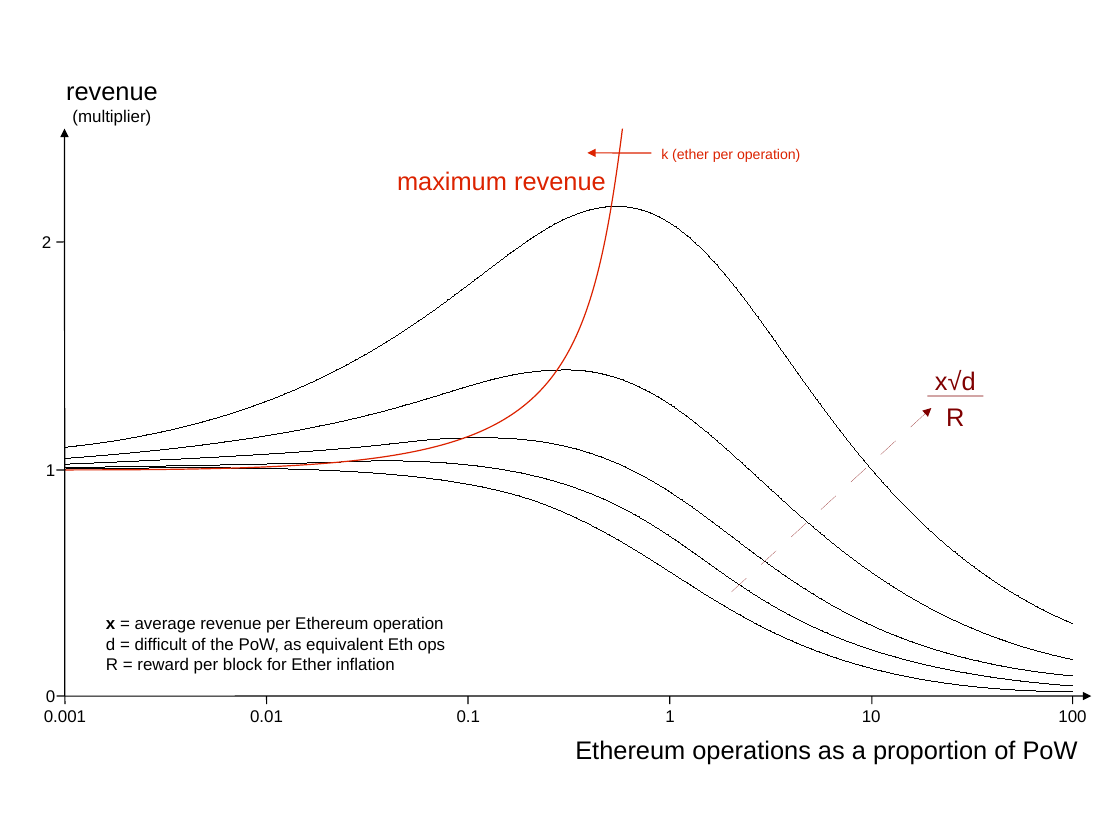
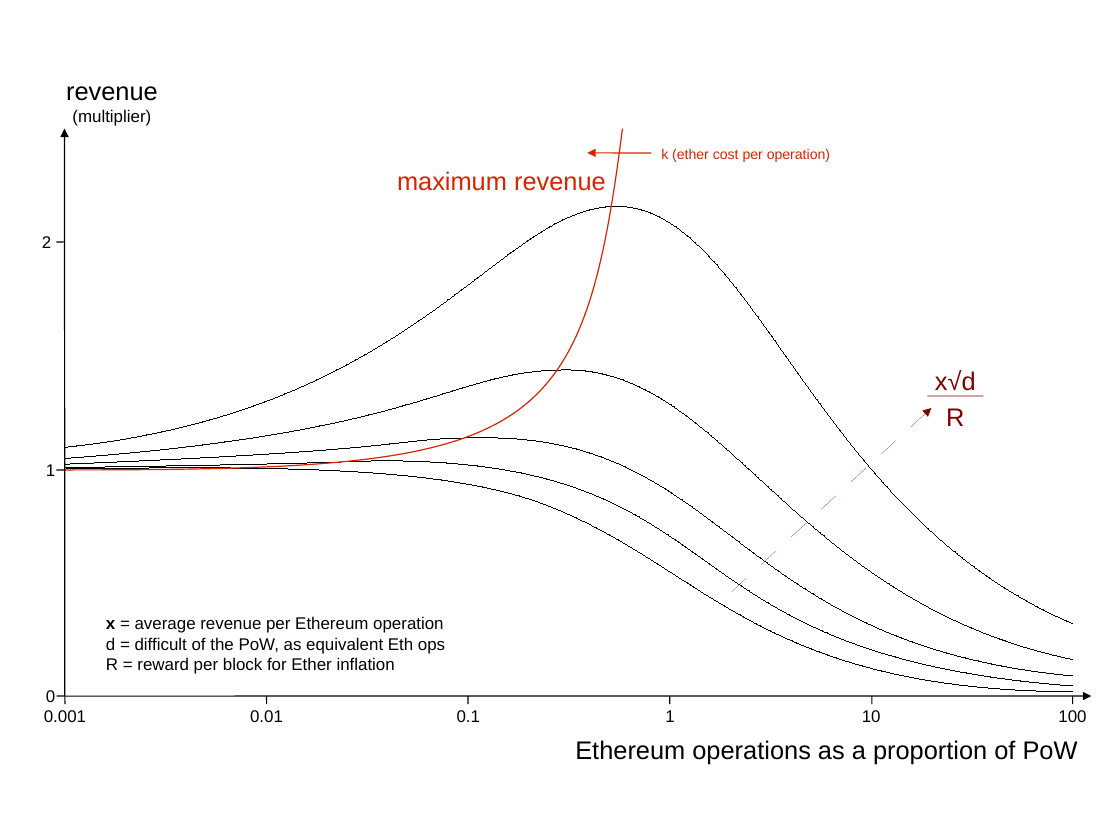
Before and after one commit to aeronbuchanan/ethereum, a slide deck: slide 1 of CompSqrtPayoff.odp. Drawn at 1120x840 pixels with LibreOffice and Linux fonts; fonts in the diff are those of the drawing. Boxes give left, top, right and bottom in pixels: in the first picture for what was removed or moved away, otherwise in the second. Text is boxed around its words. In the diff, an @@ line names an element or a change of style, - is before the commit and + after.

Commit message:
Clarified k is cost

```diff
--- a/CompSqrtPayoff.odp
+++ b/CompSqrtPayoff.odp
@@ text at box(661, 148, 830, 162): text changed @@
-k (ether per operation)
+k (ether cost per operation)
```
Also in this commit, not shown: 1 other file.
